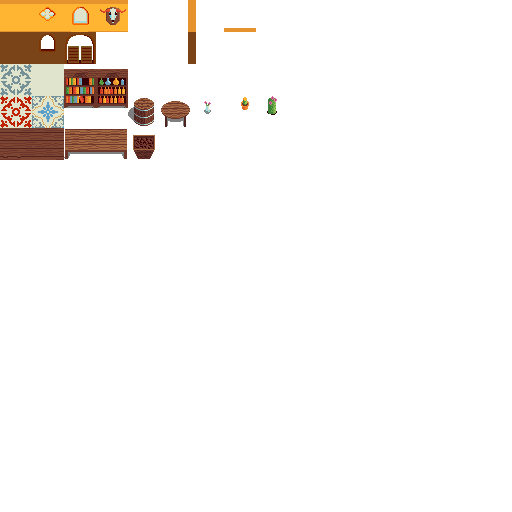
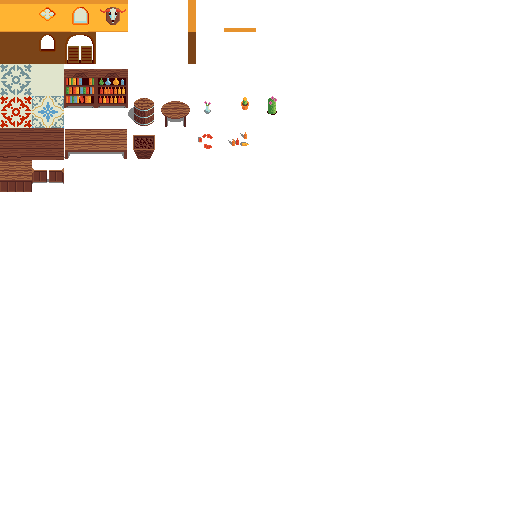
Layer changes from the first 512 x 512 image to the second:
added layer "Bar Backing" above "Cactus" over [0,160,64,192]
added layer "Cards" above "Booze" over [198,134,213,149]
added layer "Booze" above "RoundTable" over [228,132,249,146]
